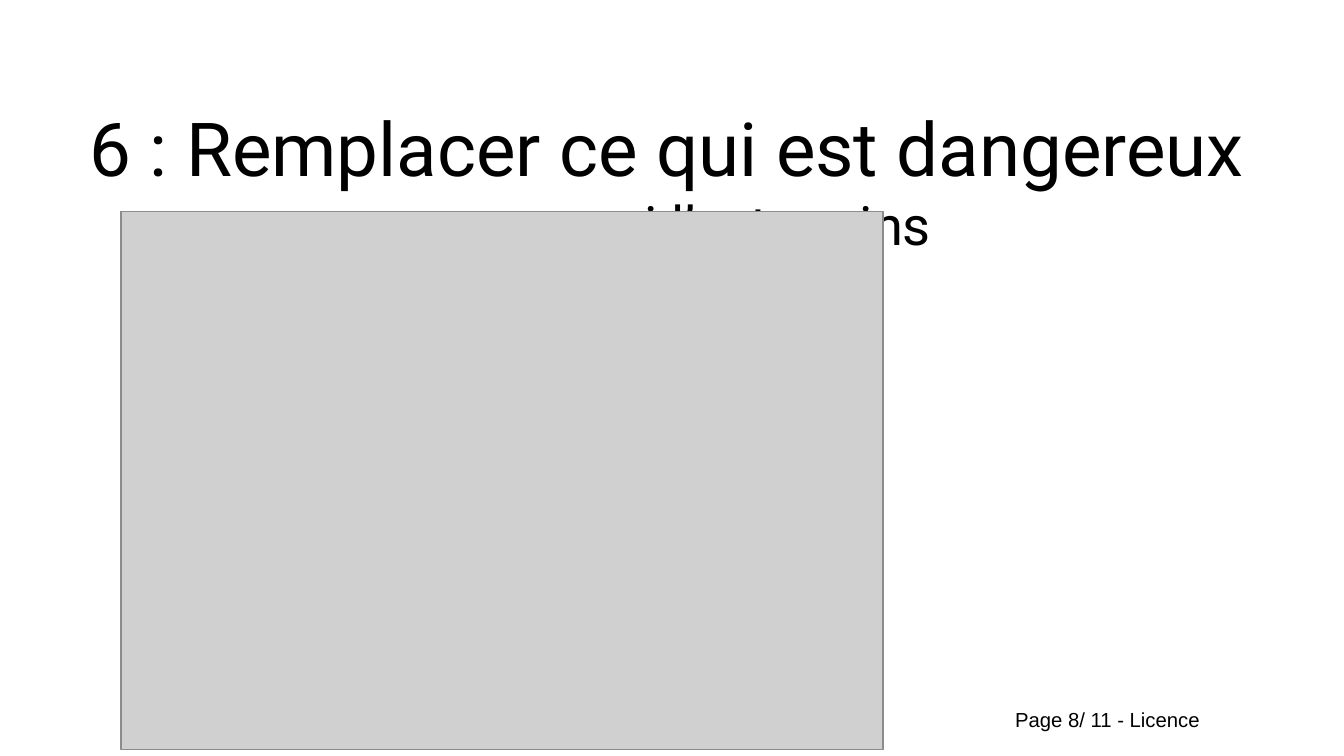
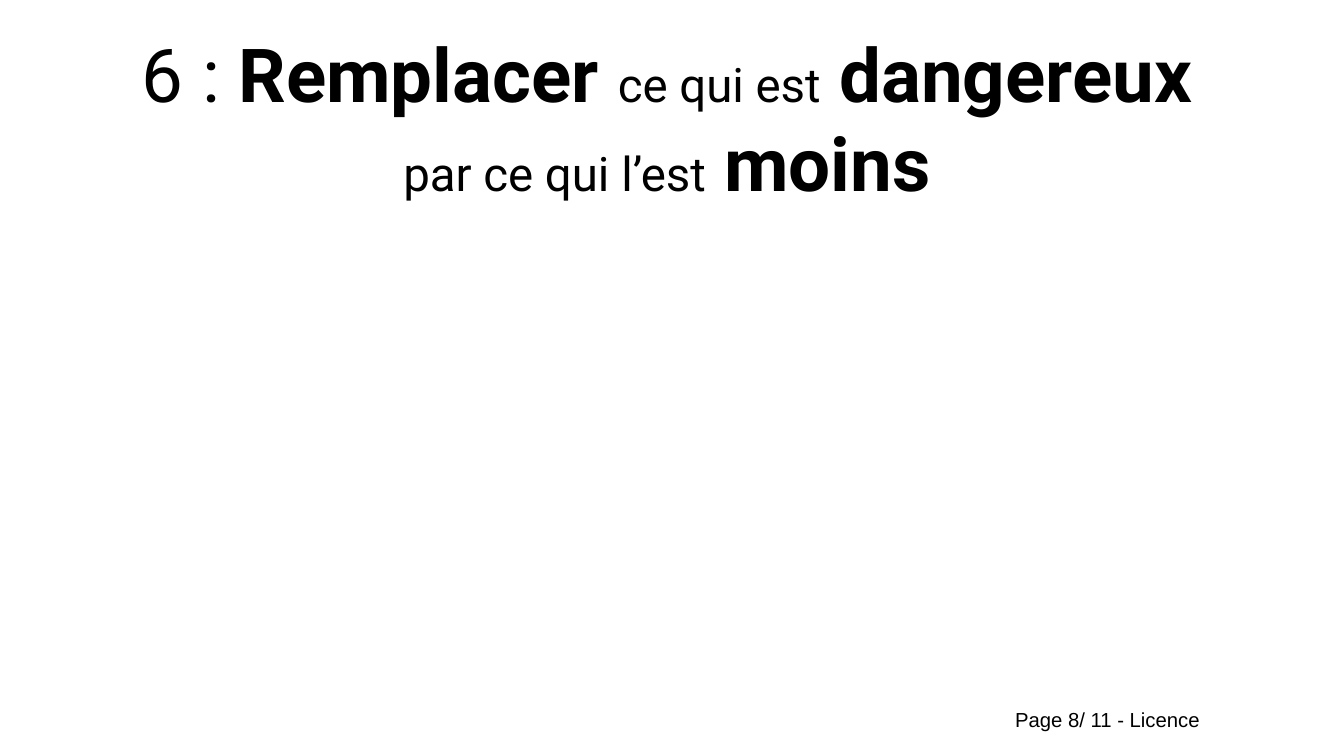
Before and after one commit to Evarisk/bibliotheque-media-risque, a slide deck: slide 8 of causerie/prevention/9_principes_prevention/causerie_9_principes_prevention.odp. Drawn at 1344x756 pixels with LibreOffice and Linux fonts; fonts in the diff are those of the drawing; grey boxes stand for pictures; background and template pictures are left out. Boxes give left, top, right and bottom in pixels: in the first picture for what was removed or moved away, otherwise in the second. Text is boxed around its words. In the diff, an @@ line names an element or a change of style, - is before the commit and + after.

```diff
--- a/causerie/prevention/9_principes_prevention/causerie_9_principes_prevention.odp
+++ b/causerie/prevention/9_principes_prevention/causerie_9_principes_prevention.odp
@@ title "6 : Remplacer ce qui ...": place and size @@
-title "6 : Remplacer ce qui ..." at [89, 120, 1244, 258]
+title "6 : Remplacer ce qui ..." at [142, 46, 1192, 201]
@@ title "6 : Remplacer ce qui ..." at [142, 46, 1192, 201]: size 44 to 28 pt in "ce qui est"; size 32 to 28 pt in "par ce qui l’est"; size 32 to 44 pt in "moins"; bold on in "Remplacer dangereux moins" @@
@@ picture removed at [121, 211, 883, 750] @@
```
Also in this commit, not shown: 9 other slides changed, 1 slide added, 1 slide removed.
